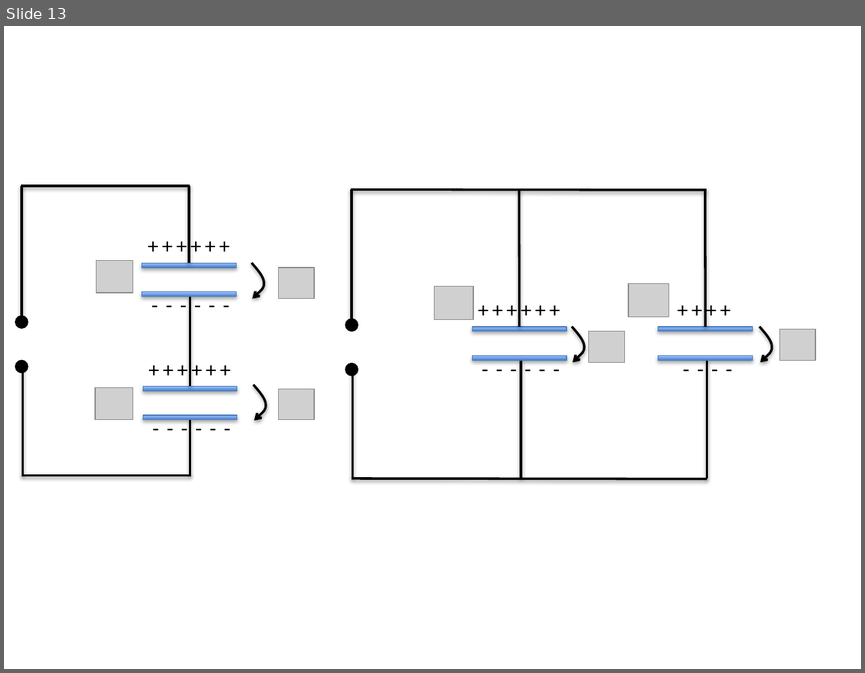
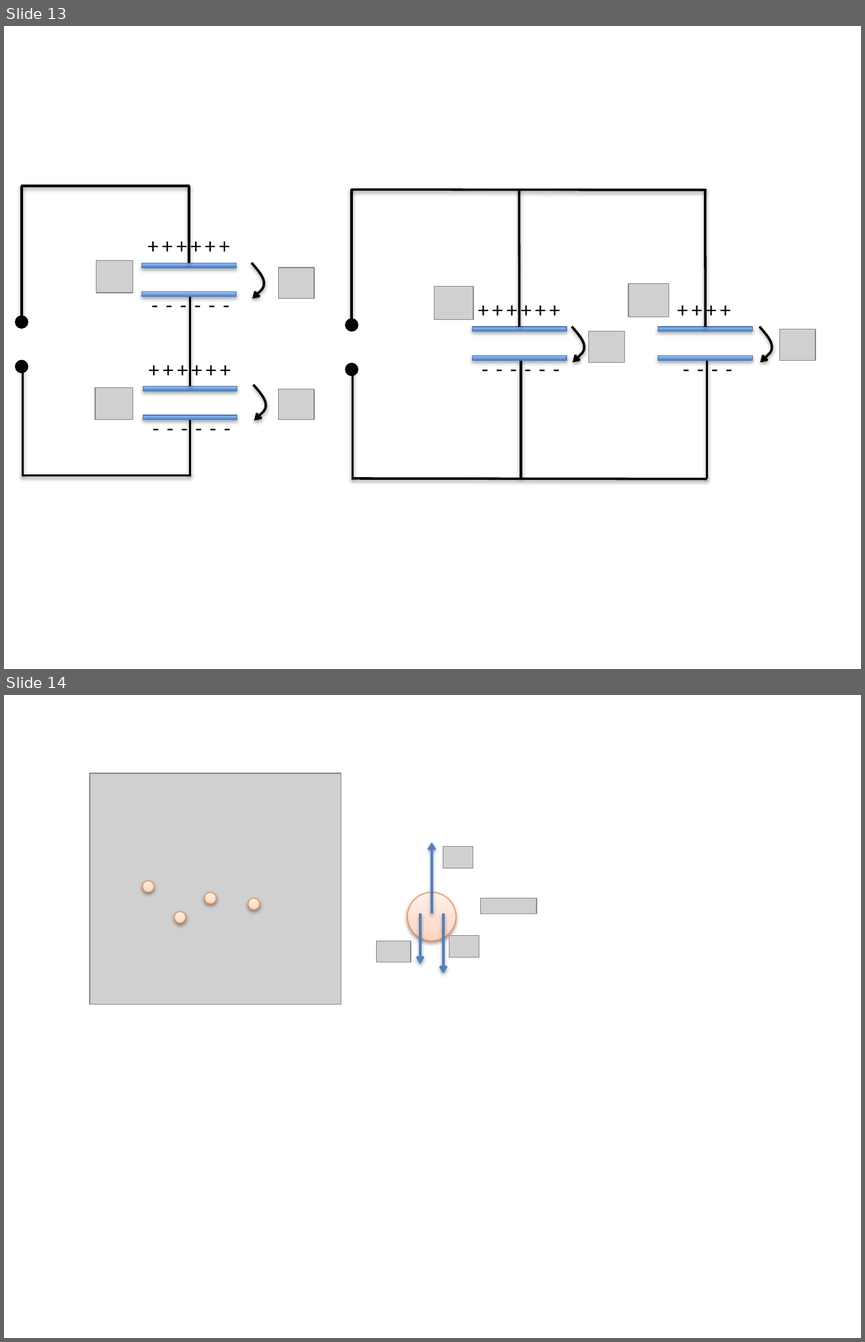
Before and after one commit to cdohl/physik2, a slide deck: figures/Presentation1.pptx. Shown one above the other, each under a label of ours: slide 13 before the commit, slides 13 and 14 after it. The pictures are 865x673 and 865x1342 pixels, drawn with LibreOffice and Linux fonts; fonts in the diff are those of the drawing; grey boxes stand for pictures. Boxes give left, top, right and bottom in pixels: in the first picture for what was removed or moved away, otherwise in the second. Text is boxed around its words. In the diff, an @@ line names an element or a change of style, - is before the commit and + after.

```diff
--- a/figures/Presentation1.pptx
+++ b/figures/Presentation1.pptx
@@ slide 14 added at [4,695,861,1338], background #FFFFFF @@
@@ picture added at [90,773,341,1004] @@
@@ arrow added from (432, 913) to (432, 843), #4F81BD 2 pt @@
@@ picture added at [443,847,473,868] @@
@@ ellipse added at [143,881,155,893], fill gradient #FFD2BD to #FFDED0 to #FFF2ED, outline #F69240 0.75 pt @@
@@ ellipse added at [205,892,216,904], fill gradient #FFD2BD to #FFDED0 to #FFF2ED, outline #F69240 0.75 pt @@
@@ ellipse added at [248,898,260,910], fill gradient #FFD2BD to #FFDED0 to #FFF2ED, outline #F69240 0.75 pt @@
@@ ellipse added at [407,892,456,941], fill gradient #FFD2BD to #FFDED0 to #FFF2ED, outline #F69240 0.75 pt @@
@@ picture added at [481,898,536,913] @@
@@ ellipse added at [175,912,186,923], fill gradient #FFD2BD to #FFDED0 to #FFF2ED, outline #F69240 0.75 pt @@
@@ arrow added from (420, 913) to (420, 964), #4F81BD 2 pt @@
@@ arrow added from (443, 913) to (443, 974), #4F81BD 2 pt @@
@@ picture added at [449,936,479,957] @@
@@ picture added at [376,941,410,962] @@
```
Also in this commit, not shown: 5 other slides added, 15 other files.
